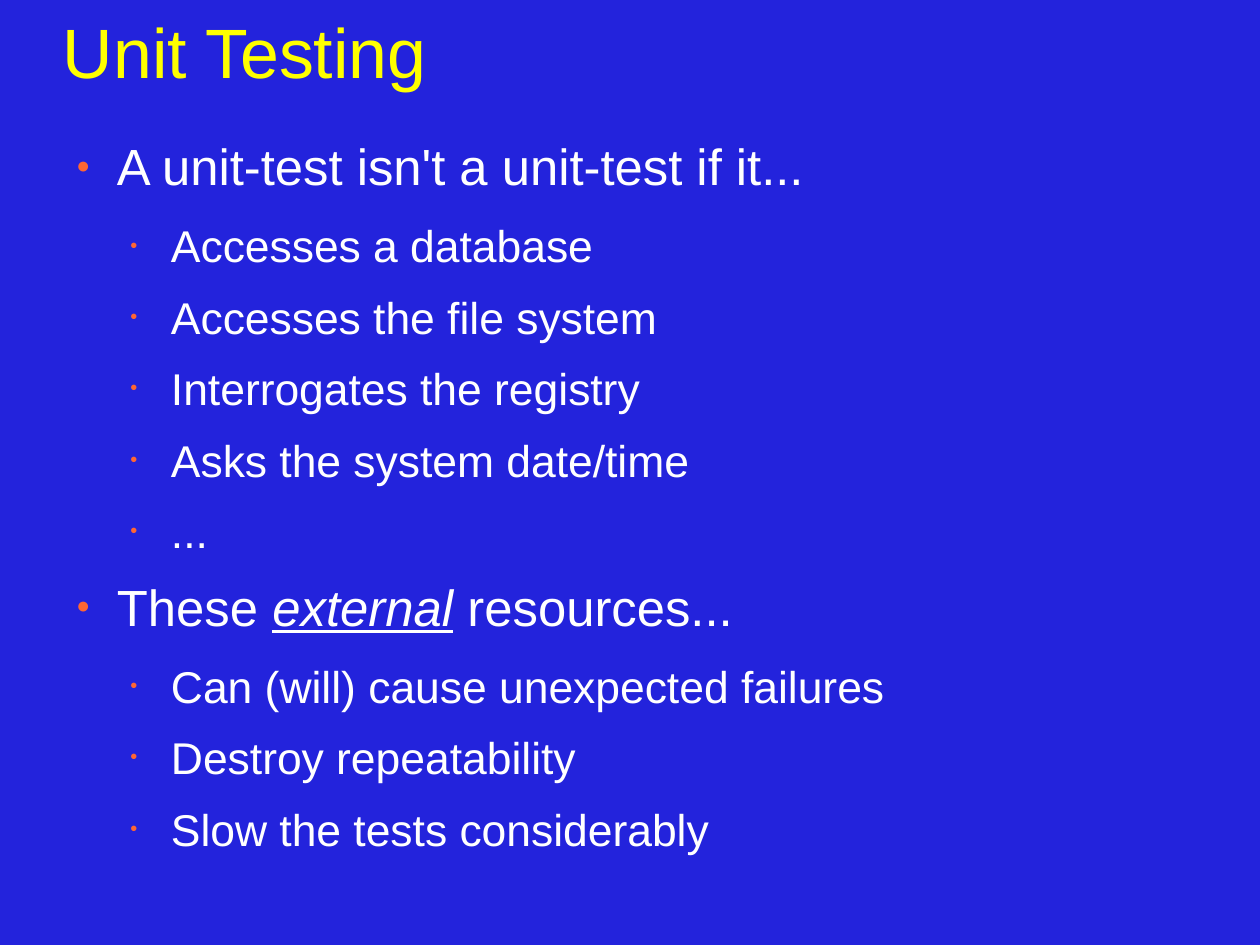
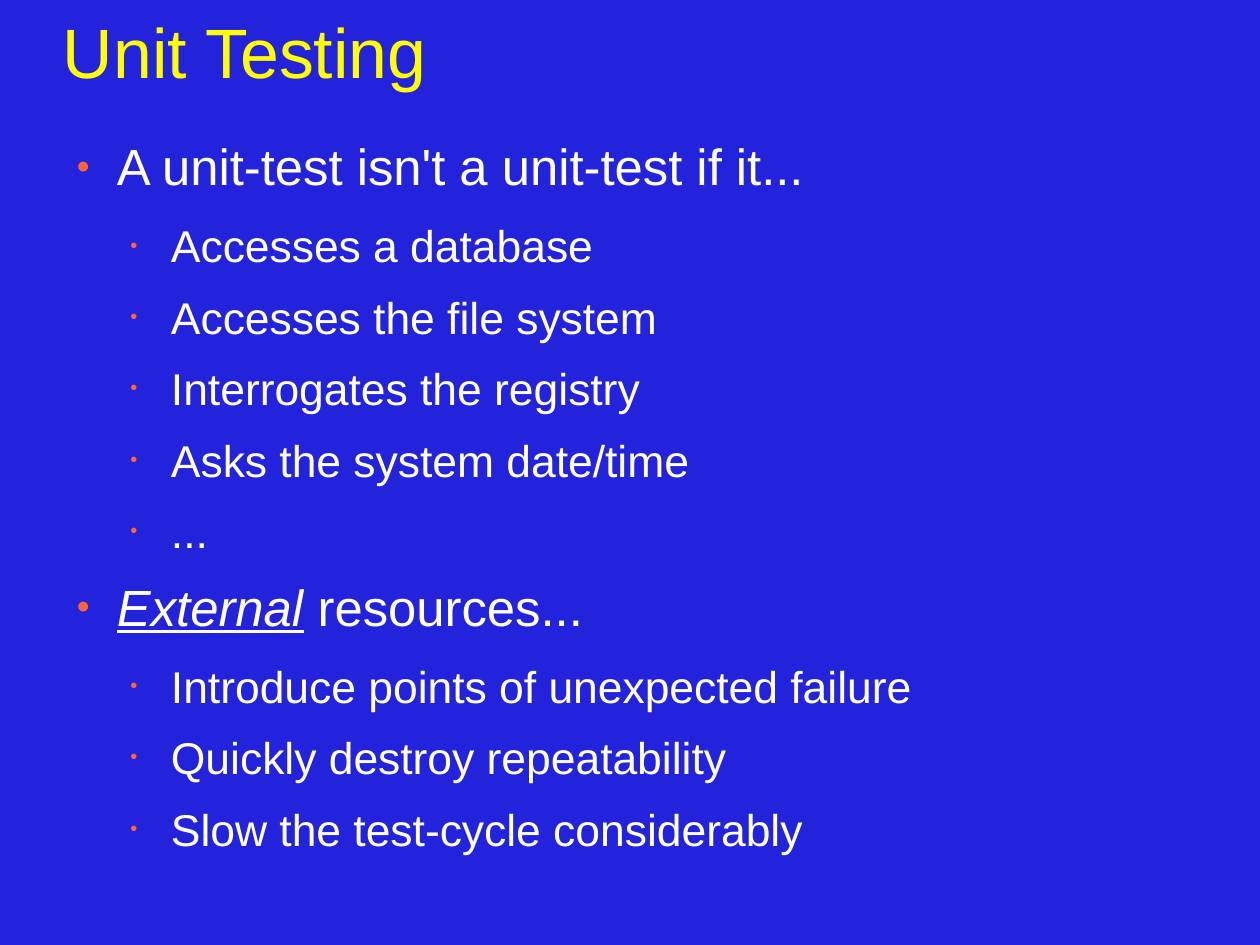
Before and after one commit to JonJagger/two-day-courses, a slide deck: slide 23 of cppf/06_Program_Organization_and_Dependency_Management.odp (slide 22 before the commit). Drawn at 1260x945 pixels with LibreOffice and Linux fonts; fonts in the diff are those of the drawing. Boxes give left, top, right and bottom in pixels: in the first picture for what was removed or moved away, otherwise in the second. Text is boxed around its words. In the diff, an @@ line names an element or a change of style, - is before the commit and + after.

```diff
--- a/cppf/06_Program_Organization_and_Dependency_Management.odp
+++ b/cppf/06_Program_Organization_and_Dependency_Management.odp
@@ text at <box>117,589,911,855</box>: text changed @@
-● These external resources...
-  • Can (will) cause unexpected failures
-  • Destroy repeatability
-  • Slow the tests considerably
+● External resources...
+  • Introduce points of unexpected failure
+  • Quickly destroy repeatability
+  • Slow the test-cycle considerably
```
Also in this commit, not shown: 16 other slides changed, 4 slides added, 3 slides removed.
